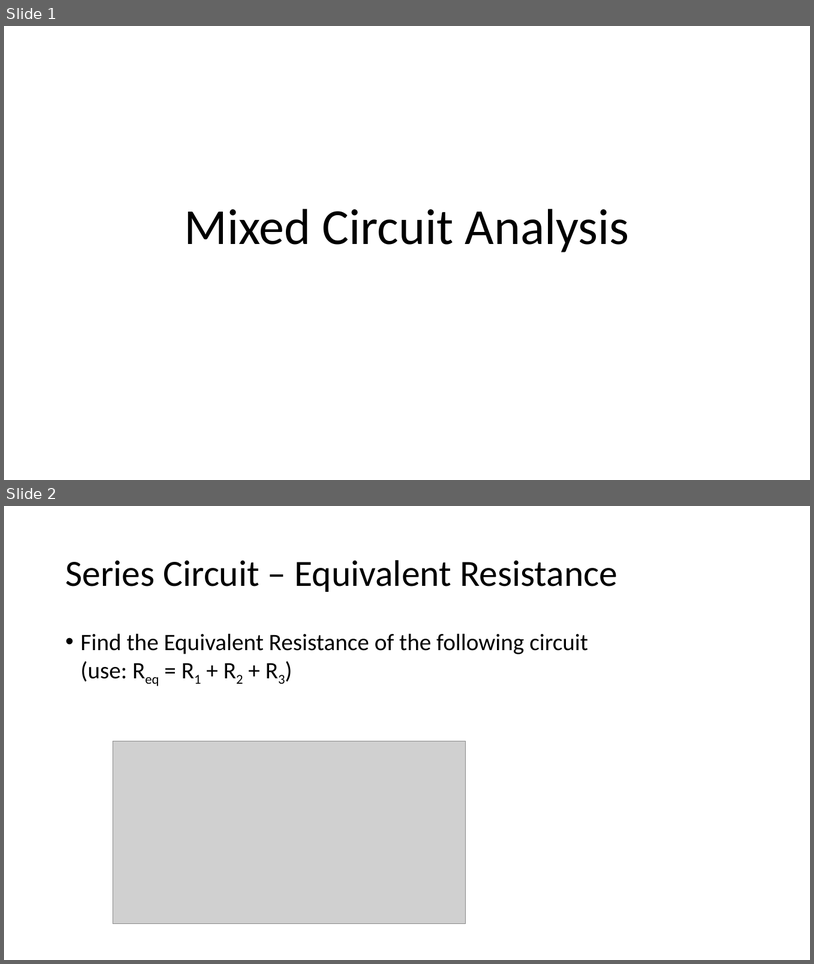
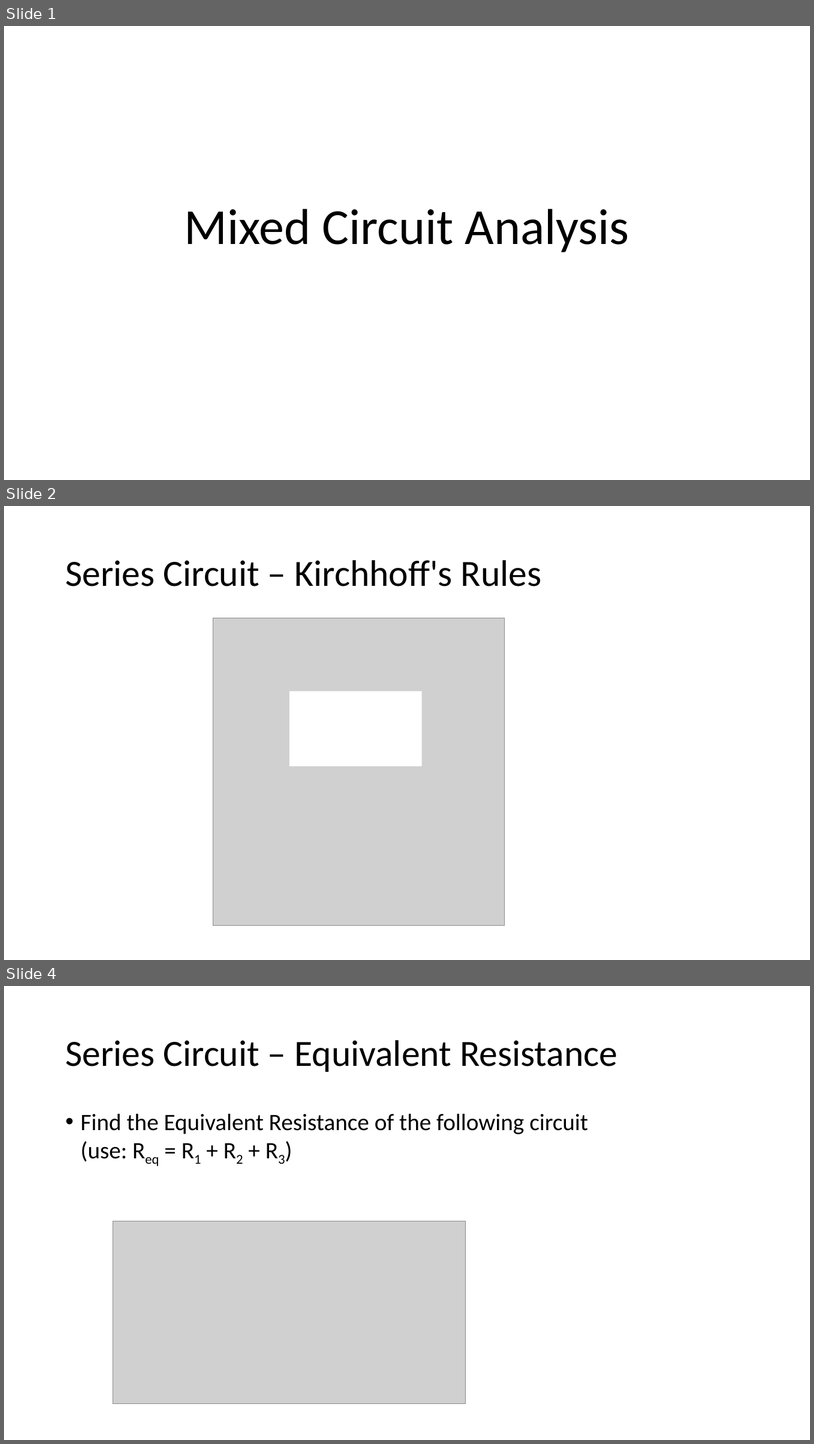
Before and after one commit to Greg5519/SPH3U0, a slide deck: Unit 2 Electricity and Magnetism/Day 05 Mixed Circuit Analysis/Mixed Circuit Analysis.pptx. Shown one above the other, each under a label of ours: slides 1 and 2 before the commit, slides 1, 2 and 4 after it; the slides between them are not shown. The pictures are 814x964 and 814x1444 pixels, drawn with LibreOffice and Linux fonts; fonts in the diff are those of the drawing; grey boxes stand for pictures. Boxes give left, top, right and bottom in pixels: in the first picture for what was removed or moved away, otherwise in the second. Text is boxed around its words. In the diff, an @@ line names an element or a change of style, - is before the commit and + after.

```diff
--- a/Unit 2 Electricity and Magnetism/Day 05 Mixed Circuit Analysis/Mixed Circuit Analysis.pptx
+++ b/Unit 2 Electricity and Magnetism/Day 05 Mixed Circuit Analysis/Mixed Circuit Analysis.pptx
@@ slide 2 added at bbox=[4, 506, 810, 960], background #FFFFFF @@
@@ title added at bbox=[65, 560, 542, 586], 44 pt, text #000000 @@
+Series Circuit – Kirchhoff's Rules
@@ picture added at bbox=[213, 618, 506, 925] @@
@@ rectangle added at bbox=[290, 691, 422, 766], fill #FFFFFF @@
@@ what was slide 2 is now slide 4 @@
```
Also in this commit, not shown: 1 other slide added, 2 other files.
